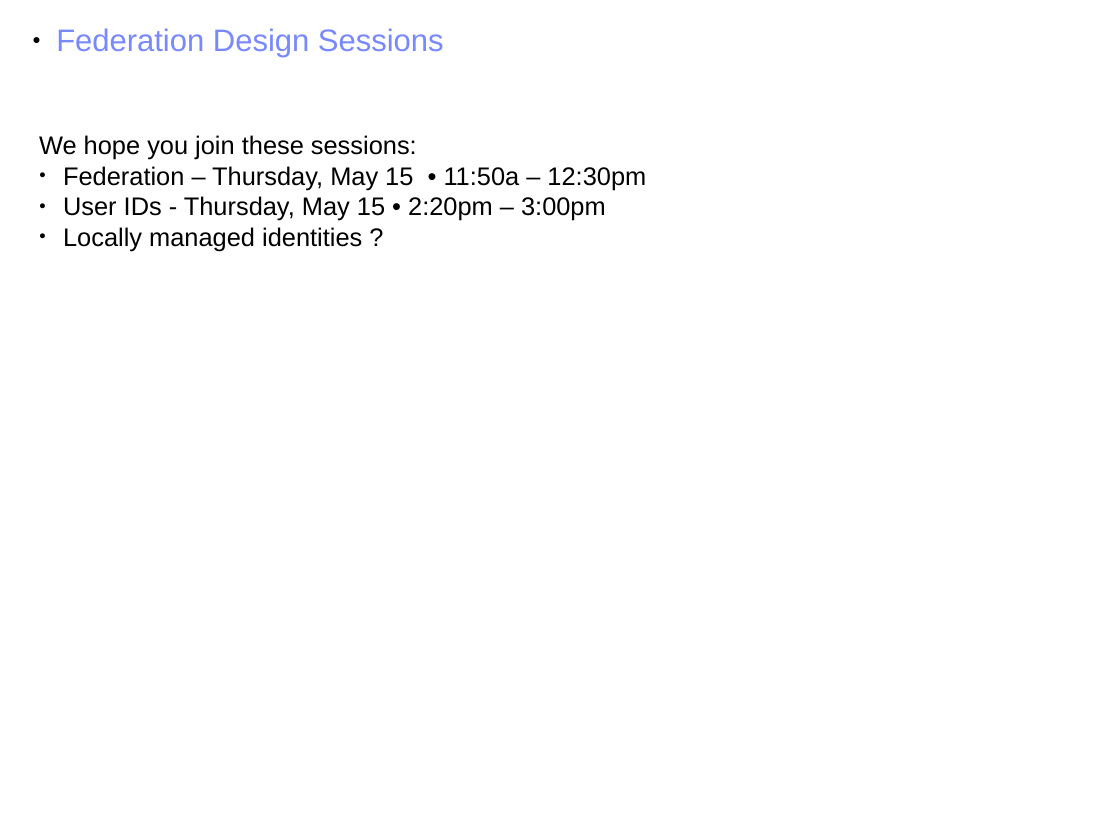
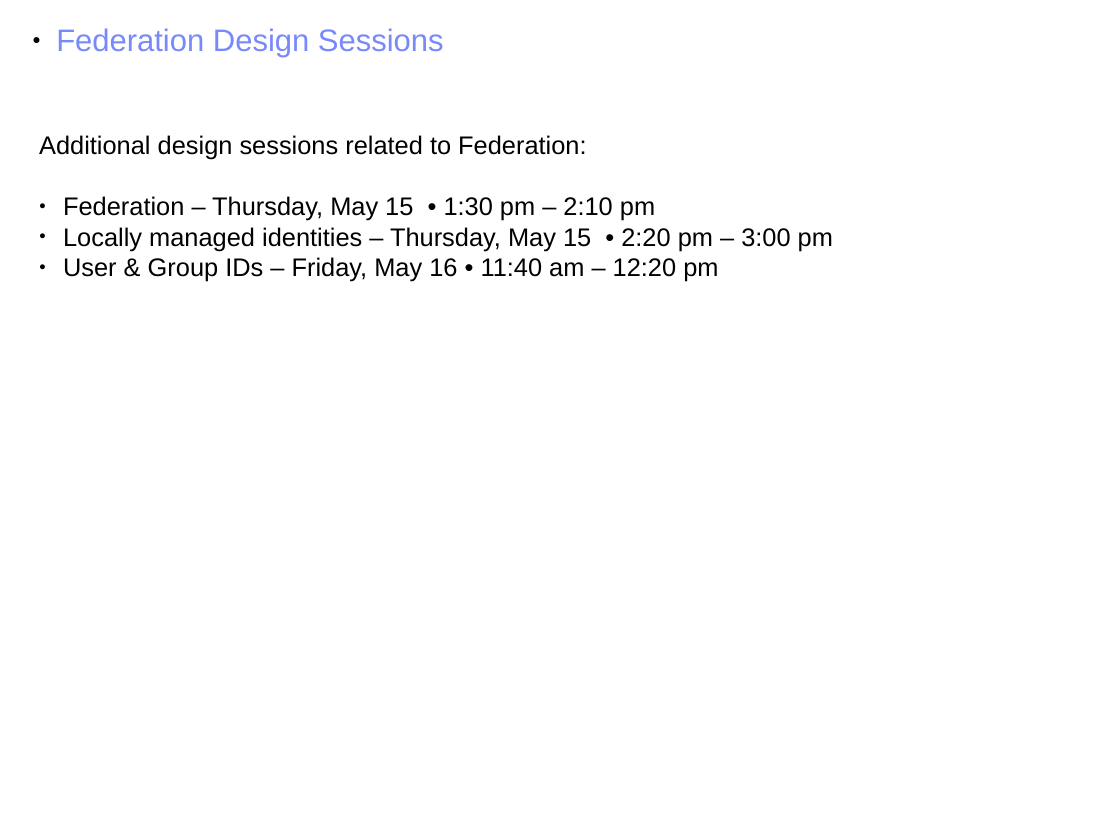
Before and after one commit to joesavak/OpenStackFederation, a slide deck: slide 25 of os-federation.odp. Drawn at 1120x840 pixels with LibreOffice and Linux fonts; fonts in the diff are those of the drawing. Boxes give left, top, right and bottom in pixels: in the first picture for what was removed or moved away, otherwise in the second. Text is boxed around its words. In the diff, an @@ line names an element or a change of style, - is before the commit and + after.

```diff
--- a/os-federation.odp
+++ b/os-federation.odp
@@ text at [39, 135, 833, 282]: text changed @@
-We hope you join these sessions:
-● Federation – Thursday, May 15 • 11:50a – 12:30pm
-● User IDs - Thursday, May 15 • 2:20pm – 3:00pm
-● Locally managed identities ?
+Additional design sessions related to Federation:
+● Federation – Thursday, May 15 • 1:30 pm – 2:10 pm
+● Locally managed identities – Thursday, May 15 • 2:20 pm – 3:00 pm
+● User & Group IDs – Friday, May 16 • 11:40 am – 12:20 pm
```
Also in this commit, not shown: 8 other slides changed.
